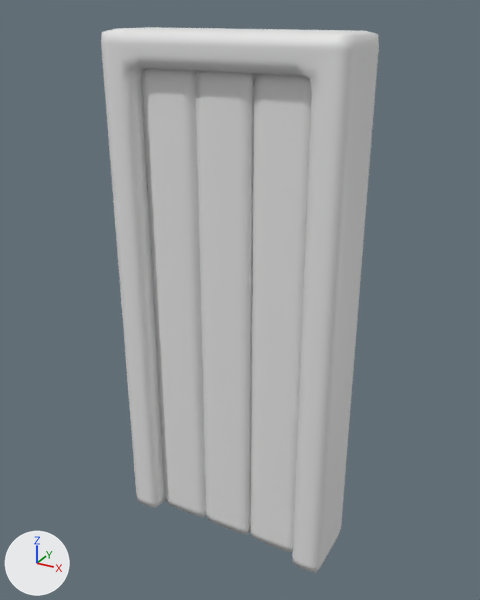
What one commit did to the FBX model Assets/PackageAsset/Honda 1/Clay/SM_Clay_Door_02.fbx.
Before and after are seen from a 50 mm camera at (-0.243, -1.603, 0.78) aimed at (-0.621, -0.915, 0.436). Arrows for +X, +Y and +Z are at lower left; the lights stay in place. Where no turn or scale is listed for an object, it has been applied to the vertices.

Objects in the first picture: 'SM_Clay_Door_02'.
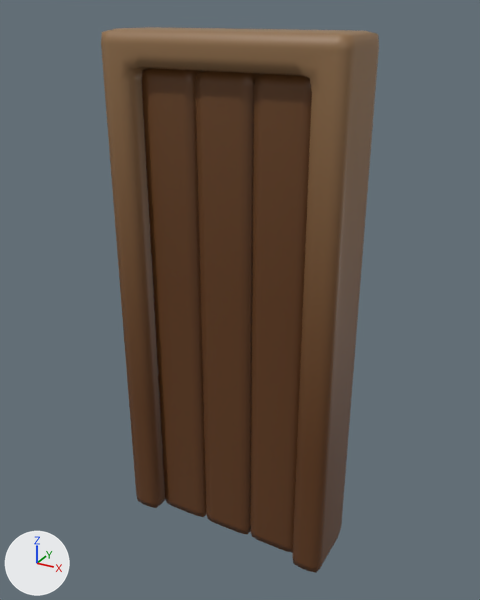
Changed parts and their boxes (x1, y1, x2, y2) in the pictures (480 x 600 px):
'SM_Clay_Door_02', surface changed (grey to brown)
    both: (101, 27, 379, 573)

Diff of the bpy script that builds the scene:
```diff
--- a/Assets/PackageAsset/Honda 1/Clay/SM_Clay_Door_02.fbx.py
+++ b/Assets/PackageAsset/Honda 1/Clay/SM_Clay_Door_02.fbx.py
@@ img_t_all_01_png @@
+img_t_all_01_png = load_image('T_All_01.png', '../T_All_01.png', 2048, 2048, 'sRGB')
@@ mat_mi_clay_01 @@
 mat_mi_clay_01 = principled_material('MI_Clay_01')
-mat_mi_clay_01.base_color = (0.8, 0.8, 0.8)  # white #e7e7e7
+mat_mi_clay_01.texture = img_t_all_01_png
```
